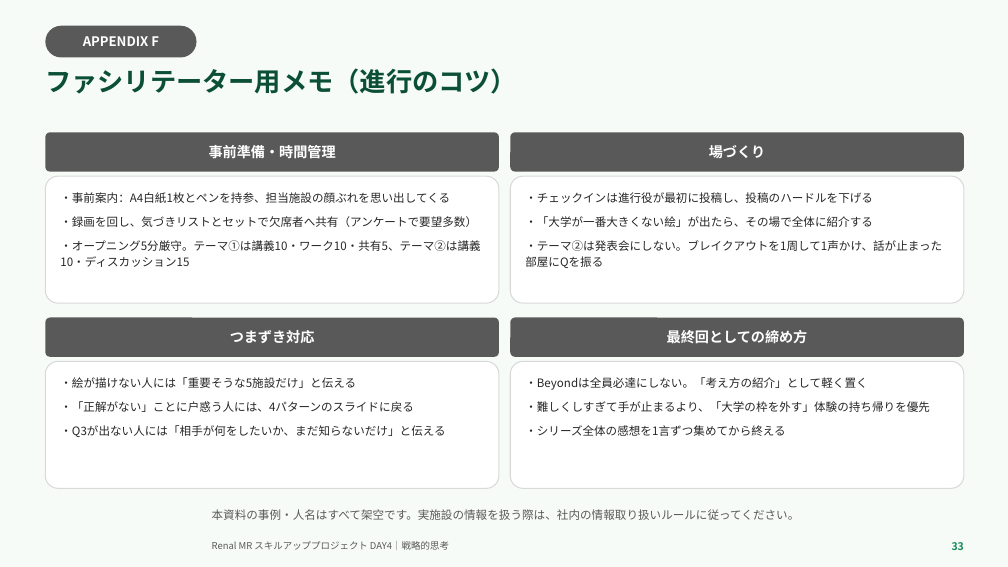
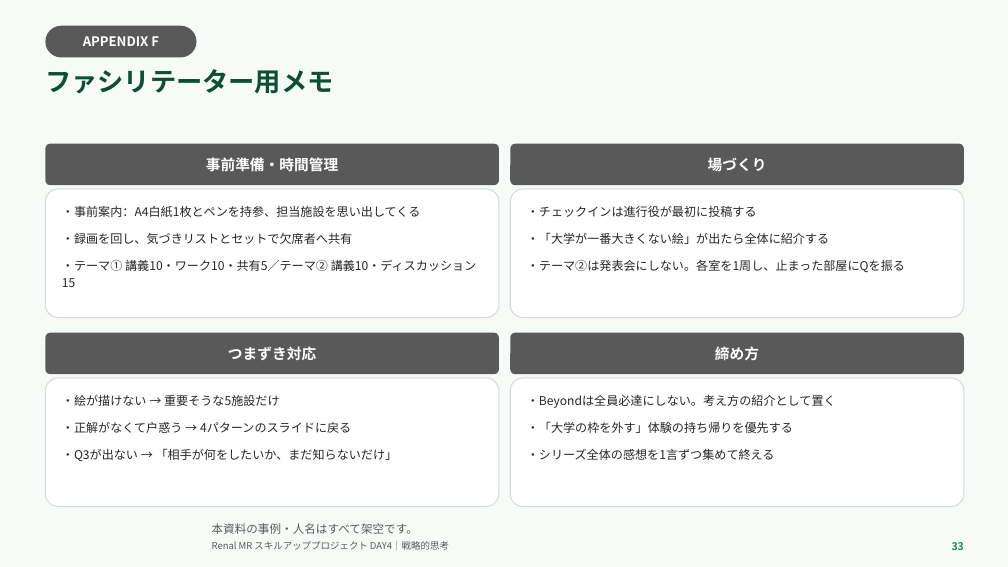
Before and after one commit to TAKUYA-1187/Claude, a slide deck: slide 33 of novartis_training/DAY4_ちょっと分かるだけで世界が変わる.pptx. Drawn at 1008x567 pixels with LibreOffice and Linux fonts; fonts in the diff are those of the drawing; background and template pictures are left out. Boxes give left, top, right and bottom in pixels: in the first picture for what was removed or moved away, otherwise in the second. Text is boxed around its words. In the diff, an @@ line names an element or a change of style, - is before the commit and + after.

```diff
--- a/novartis_training/DAY4_ちょっと分かるだけで世界が変わる.pptx
+++ b/novartis_training/DAY4_ちょっと分かるだけで世界が変わる.pptx
@@ text at (45, 69, 333, 94): text changed @@
-ファシリテーター用メモ（進行のコツ）
+ファシリテーター用メモ
@@ rounded rectangle "事前準備・時間管理": place and size @@
-rounded rectangle "事前準備・時間管理" at (45, 132, 499, 172)
+rounded rectangle "事前準備・時間管理" at (45, 144, 499, 185)
@@ rounded rectangle "場づくり": place and size @@
-rounded rectangle "場づくり" at (510, 132, 964, 172)
+rounded rectangle "場づくり" at (510, 144, 964, 185)
@@ text in rounded rectangle at (62, 206, 477, 287): text changed; size 11 to 11.5 pt @@
-・事前案内：A4白紙1枚とペンを持参、担当施設の顔ぶれを思い出してくる
-・録画を回し、気づきリストとセットで欠席者へ共有（アンケートで要望多数）
-・オープニング5分厳守。テーマ①は講義10・ワーク10・共有5、テーマ②は講義10・ディスカッション15
+・事前案内：A4白紙1枚とペンを持参、担当施設を思い出してくる
+・録画を回し、気づきリストとセットで欠席者へ共有
+・テーマ① 講義10・ワーク10・共有5／テーマ② 講義10・ディスカッション15
@@ text in rounded rectangle at (527, 206, 905, 272): text changed; size 11 to 11.5 pt @@
-・チェックインは進行役が最初に投稿し、投稿のハードルを下げる
-・「大学が一番大きくない絵」が出たら、その場で全体に紹介する
-・テーマ②は発表会にしない。ブレイクアウトを1周して1声かけ、話が止まった部屋にQを振る
+・チェックインは進行役が最初に投稿する
+・「大学が一番大きくない絵」が出たら全体に紹介する
+・テーマ②は発表会にしない。各室を1周し、止まった部屋にQを振る
@@ size 13.5 to 14 pt in 3 elements at (45, 144, 499, 185), (510, 144, 964, 185), (45, 333, 499, 374) @@
@@ 6 rounded rectangles: place and size @@
-6 rounded rectangles at (45, 176, 964, 488)
+6 rounded rectangles at (45, 189, 964, 507)
@@ text in rounded rectangle at (715, 346, 759, 361): text changed; size 13.5 to 14 pt @@
-最終回としての締め方
+締め方
@@ text in rounded rectangle at (62, 395, 398, 461): text changed; size 11 to 11.5 pt @@
-・絵が描けない人には「重要そうな5施設だけ」と伝える
-・「正解がない」ことに戸惑う人には、4パターンのスライドに戻る
-・Q3が出ない人には「相手が何をしたいか、まだ知らないだけ」と伝える
+・絵が描けない → 重要そうな5施設だけ
+・正解がなくて戸惑う → 4パターンのスライドに戻る
+・Q3が出ない → 「相手が何をしたいか、まだ知らないだけ」
@@ text in rounded rectangle at (527, 395, 836, 460): text changed; size 11 to 11.5 pt @@
-・Beyondは全員必達にしない。「考え方の紹介」として軽く置く
-・難しくしすぎて手が止まるより、「大学の枠を外す」体験の持ち帰りを優先
-・シリーズ全体の感想を1言ずつ集めてから終える
+・Beyondは全員必達にしない。考え方の紹介として置く
+・「大学の枠を外す」体験の持ち帰りを優先する
+・シリーズ全体の感想を1言ずつ集めて終える
@@ text at (212, 523, 418, 534): text changed @@
-本資料の事例・人名はすべて架空です。実施設の情報を扱う際は、社内の情報取り扱いルールに従ってください。
+本資料の事例・人名はすべて架空です。
```
Also in this commit, not shown: 25 other slides changed, 1 other file.
